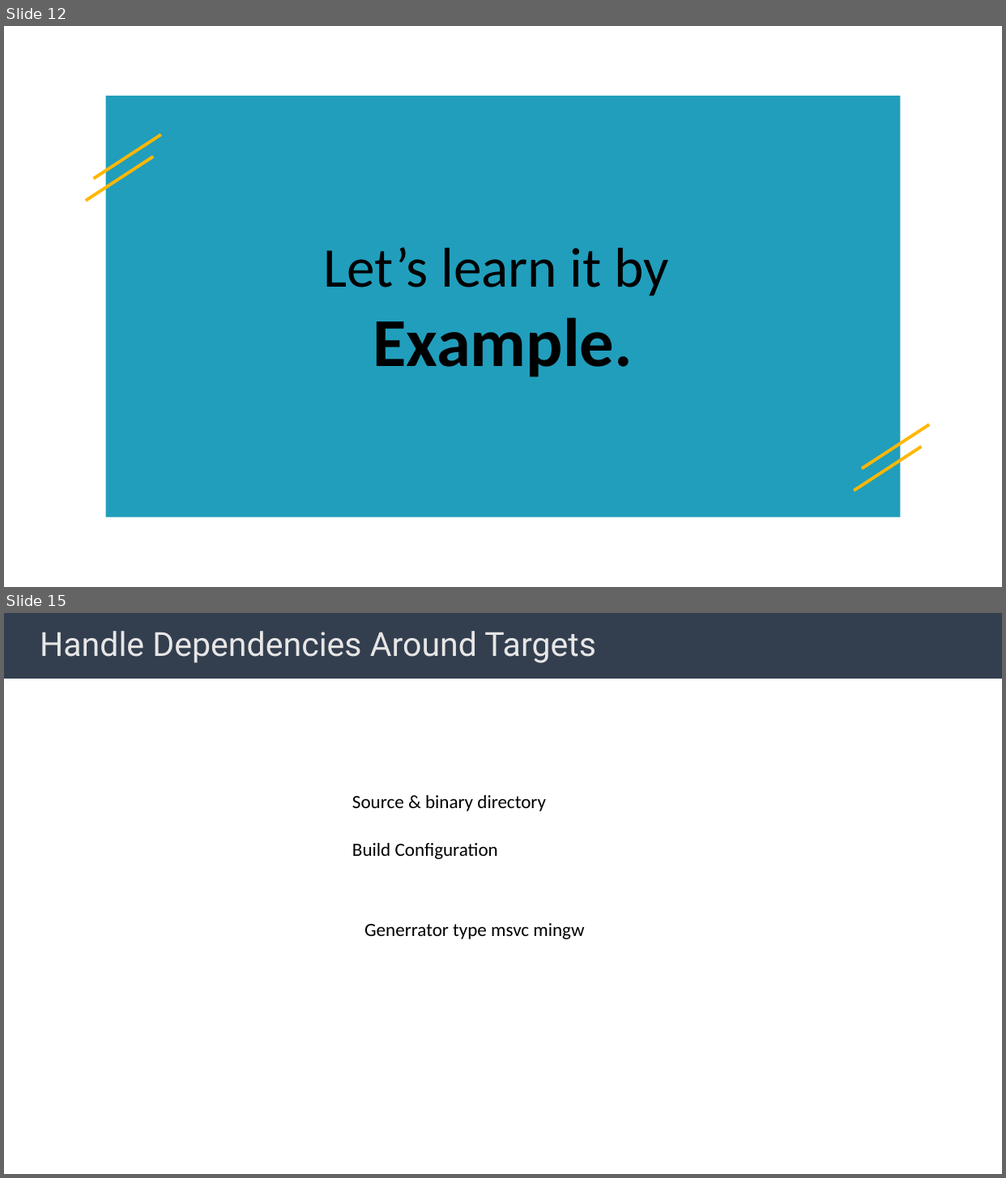
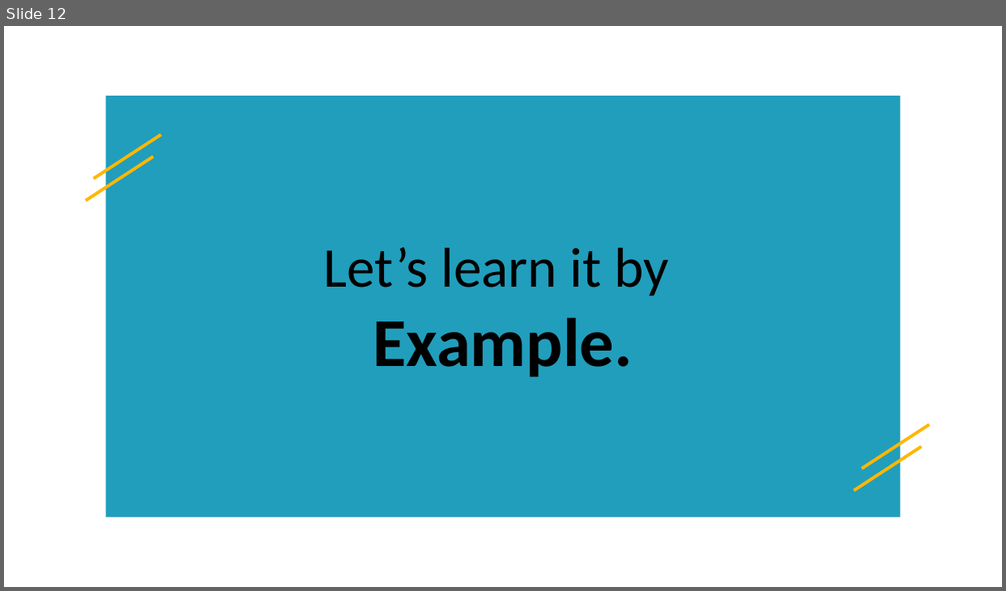
Before and after one commit to BingHanLin/Learn_Modern_CMake, a slide deck: cmake notes.pptx. Shown one above the other, each under a label of ours: slides 12 and 15 before the commit, slide 12 after it; the slides between them are not shown. The pictures are 1006x1178 and 1006x591 pixels, drawn with LibreOffice and Linux fonts; fonts in the diff are those of the drawing; background and template pictures are left out. Boxes give left, top, right and bottom in pixels: in the first picture for what was removed or moved away, otherwise in the second. Text is boxed around its words. In the diff, an @@ line names an element or a change of style, - is before the commit and + after.

```diff
--- a/cmake notes.pptx
+++ b/cmake notes.pptx
@@ slide 15 removed at box(4, 613, 1002, 1174), background #FFFFFF @@
@@ rectangle removed at box(4, 613, 1002, 679) @@
@@ title removed at box(40, 631, 596, 663) @@
-Handle Dependencies Around Targets
@@ text removed at box(352, 795, 546, 811) @@
-Source & binary directory
@@ text removed at box(352, 843, 498, 859) @@
-Build Configuration
@@ text removed at box(364, 923, 584, 939) @@
-Generrator type msvc mingw
```
Also in this commit, not shown: 8 slides changed, 3 slides added, 3 other slides removed, 35 other files.
